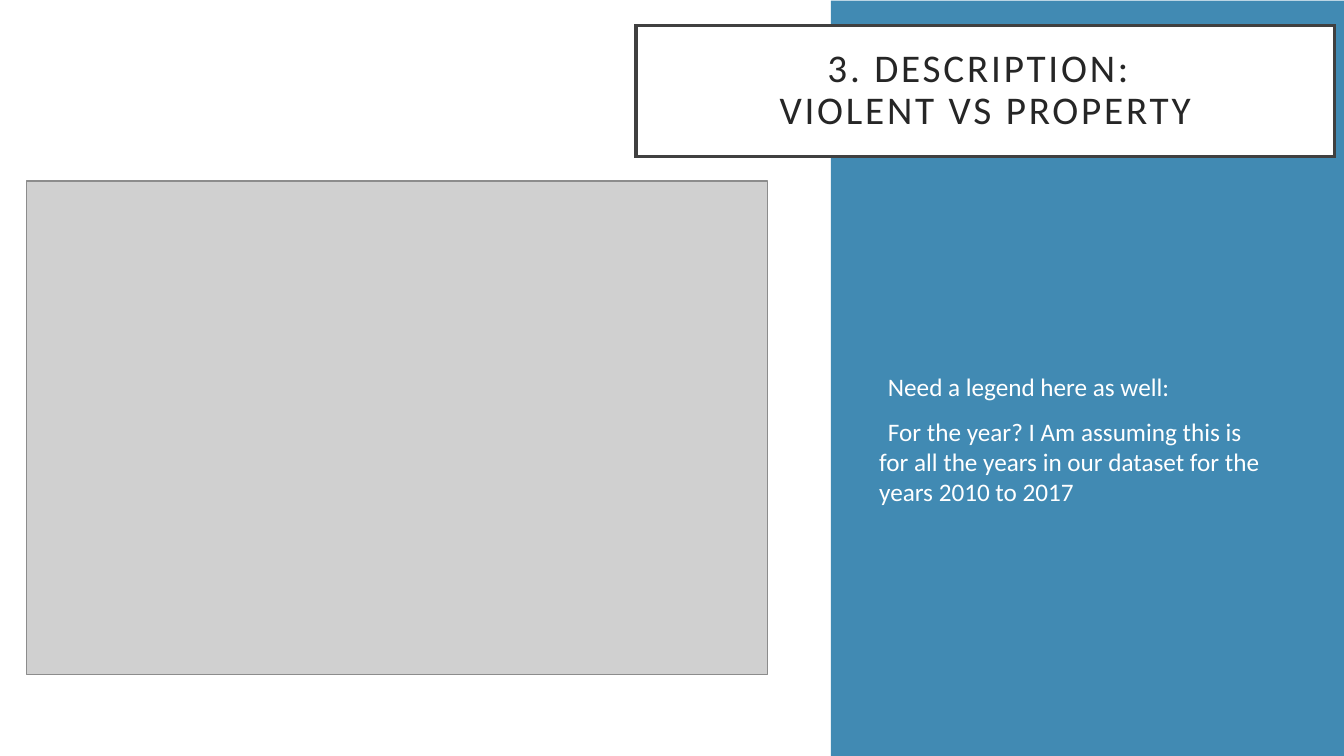
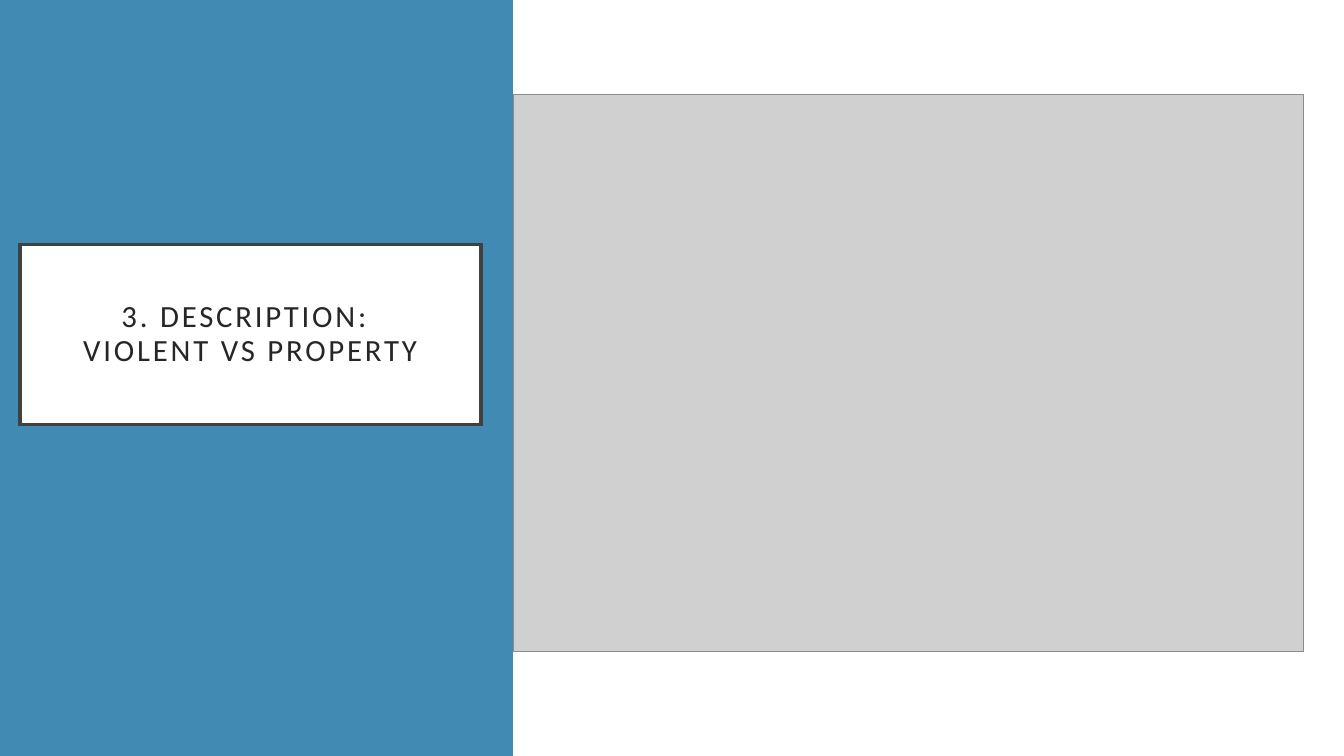
Before and after one commit to shrawantee/Project-Analysis-of-Violent-Crime-in-LA, a slide deck: slide 12 of Presentation/LACity Crime-Final Slides.pptx (slide 13 before the commit). Drawn at 1344x756 pixels with LibreOffice and Linux fonts; fonts in the diff are those of the drawing; grey boxes stand for pictures. Boxes give left, top, right and bottom in pixels: in the first picture for what was removed or moved away, otherwise in the second. Text is boxed around its words. In the diff, an @@ line names an element or a change of style, - is before the commit and + after.

Commit message:
1113

```diff
--- a/Presentation/LACity Crime-Final Slides.pptx
+++ b/Presentation/LACity Crime-Final Slides.pptx
@@ background #FFFFFF to #418AB3 @@
@@ rectangle: place and size @@
-rectangle at [831,1,1344,756]
+rectangle at [513,0,1344,756]
@@ rectangle at [513,0,1344,756]: fill #418AB3 to #FFFFFF @@
@@ picture added at [513,94,1305,651] @@
@@ picture removed at [27,181,768,676] @@
@@ title "3. DESCRIPTION: VIOLENT VS PROPERTY": place and size @@
-title "3. DESCRIPTION: VIOLENT VS PROPERTY" at [636,25,1335,156]
+title "3. DESCRIPTION: VIOLENT VS PROPERTY" at [20,245,481,425]
@@ title "3. DESCRIPTION: VIOLENT VS PROPERTY" at [20,245,481,425]: size 28 to 22 pt @@
@@ text removed at [879,378,1259,505] @@
-• Need a legend here as well:
-• For the year? I Am assuming this is for all the years in our dataset for the years 2010 to 2017
```
Also in this commit, not shown: 5 other slides changed, 1 slide added, 2 slides removed.
